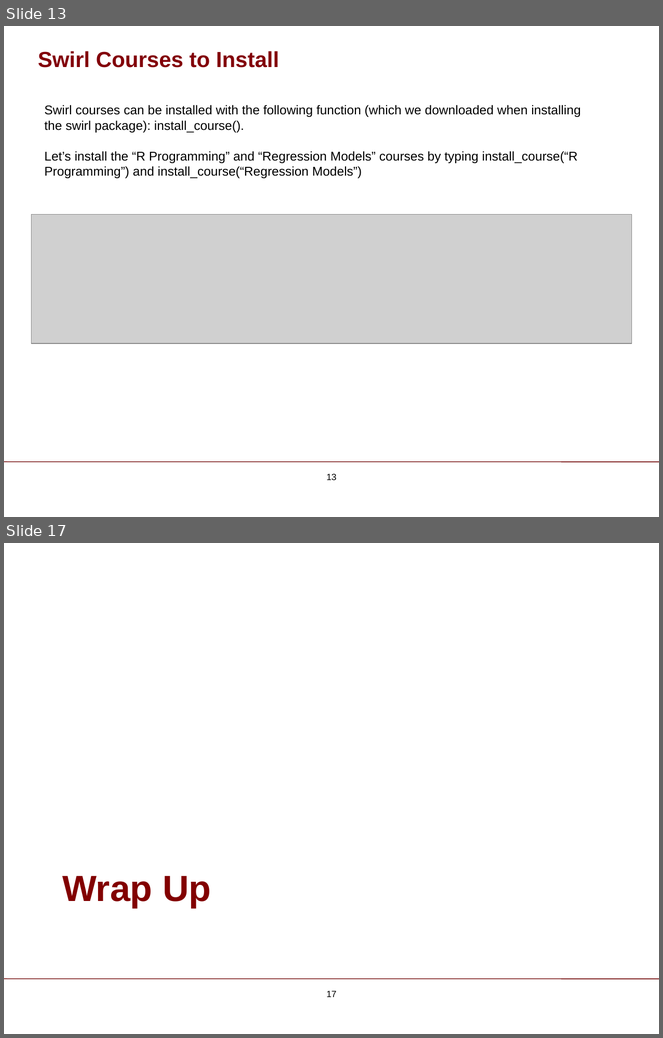
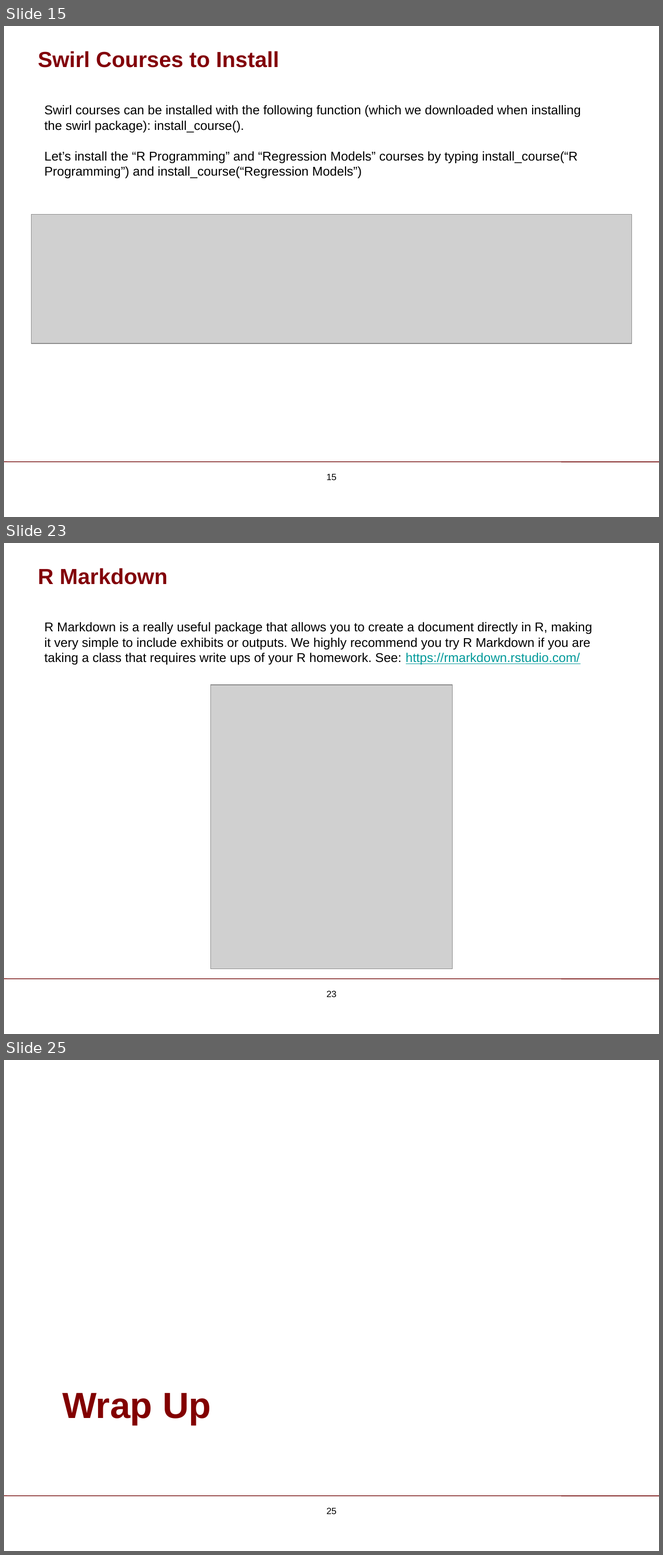
Before and after one commit to ChicagoBoothAnalytics/site, a slide deck: zzz MEDIA/R Basics.pptx. Shown one above the other, each under a label of ours: slides 13 and 17 before the commit, slides 15, 23 and 25 after it; the slides between them are not shown. The pictures are 663x1038 and 663x1555 pixels, drawn with LibreOffice and Linux fonts; fonts in the diff are those of the drawing; grey boxes stand for pictures; background and template pictures are left out. Boxes give left, top, right and bottom in pixels: in the first picture for what was removed or moved away, otherwise in the second. Text is boxed around its words. In the diff, an @@ line names an element or a change of style, - is before the commit and + after.

```diff
--- a/zzz MEDIA/R Basics.pptx
+++ b/zzz MEDIA/R Basics.pptx
@@ slide 23 added at <box>4,543,659,1034</box>, background #FFFFFF; not listed: 1 template element that a slide beside it also shows @@
@@ text added at <box>38,568,168,585</box>, 24 pt, text #820009, bold @@
+R Markdown
@@ table added at <box>407,583,422,609</box>, 1 rows, 1 columns @@
+
@@ text added at <box>45,622,592,665</box>, 14 pt, text #000000 @@
+R Markdown is a really useful package that allows you to create a document directly in R, making it very simple to include exhibits or outputs. We highly recommend you try R Markdown if you are taking a class that requires write ups of your R homework. See: https://rmarkdown.rstudio.com/
@@ picture added at <box>211,685,453,969</box> @@
@@ page number added at <box>326,991,336,997</box>, 10 pt, text #000000 @@
+23
@@ what was slide 13 is now slide 15 @@
@@ page number at <box>326,474,336,480</box>: text changed @@
-13
+15
@@ what was slide 17 is now slide 25 @@
@@ page number at <box>326,1508,336,1514</box>: text changed @@
-17
+25
```
Also in this commit, not shown: 5 slides changed, 8 other slides added, 1 slide removed.
